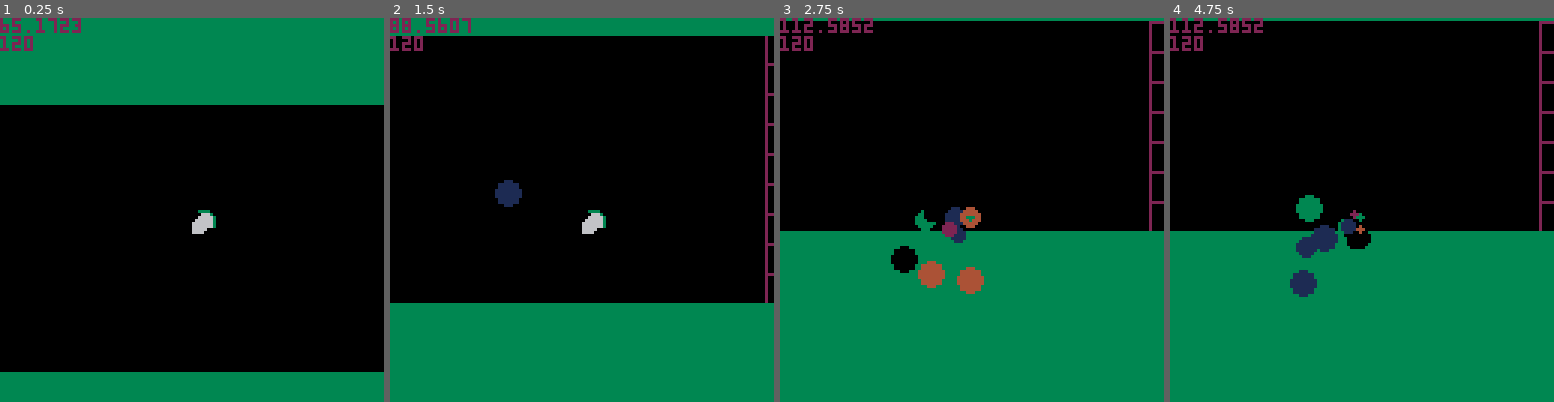
Above: before the commit, frames 1-4 (left to right).
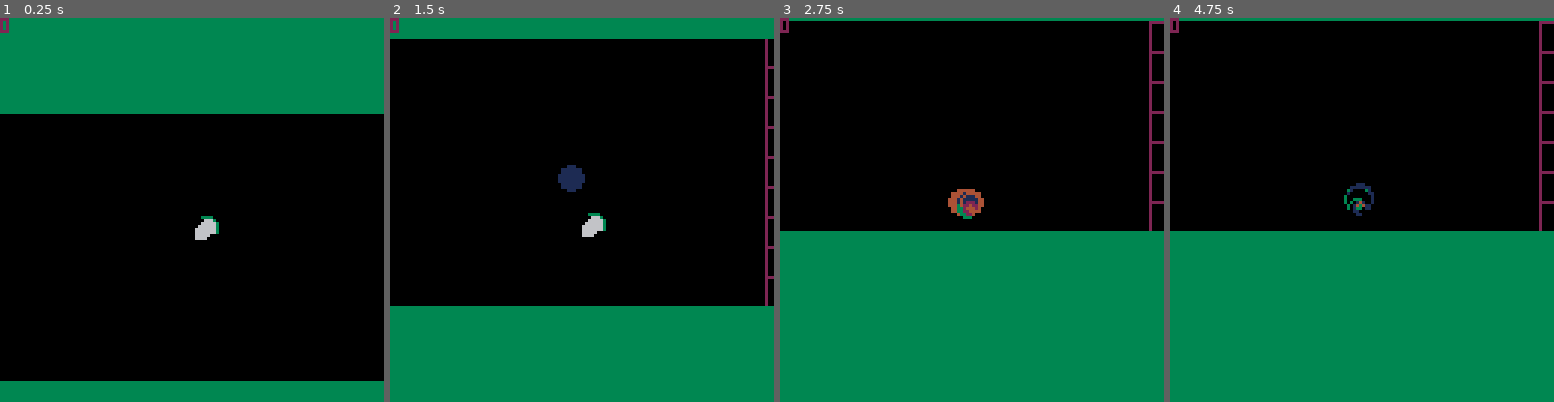
Above: after the commit, the same moments.

Repository: ural89/picorocketrun
Game: PICO-8 cartridge rotorocket.p8
The game is run twice, just before and just after one commit, with the same random seed, the same clock (stepped at 60 frames per second) and the same inputs.
Inputs:
- Up to frame 1 (0.25 s): no input
- Up to frame 2 (1.5 s): tap X (X key) at 0.33, 1.07 s
- Up to frame 3 (2.75 s): tap X (X key) at 1.85 s
- Up to frame 4 (4.75 s): tap X (X key) at 2.97, 4.08 s

The runs differ from the first frame. In frame 1, 5.5% of the frame differs, in the area x 0-100%, y 0-95%; in frame 2, 3.1%; in frame 3, 2.9%; in frame 4, 2.7%.

Commit message:
camera shake

Diff:
--- a/source.lua
+++ b/source.lua
@@ -5,6 +5,8 @@
 last_time = t()
 camera_x = 0
 camera_y = 0
+camera_shake_amount = 0
+camera_shake_time_passed = 0
 checkpoint_x = 64
 
 ceil_pos_y = 30
@@ -88,16 +90,16 @@
     update = function(self)
         self.radius += dt * 10
         self.dy += dt * 10
-        self.y -= self.dy * dt - ship.dy
-        self.x -= self.dx * dt + ship.dx
+        self.y -= self.dy * dt
+        self.x -= self.dx * dt
         if self.radius > 5 then
             del(particles, self)
         end
     end,
-    new = function(self, x, y, start_angle, color)
+    new = function(self, x, y, dx, dy, start_angle, color)
         local obj = {
-            dx = (cos_look_up[start_angle] or 1) * self.dx * rnd(100),
-            dy = (sin_look_up[start_angle] or 1) * -self.dy * rnd(100),
+            dx = dx,
+            dy = dy,
             x = x,
             y = y,
             color = color,
@@ -152,6 +154,8 @@
                 particle:new(
                     self.x + cos_look_up[flr(self.ship_rotation)] * -8 + 4,
                     self.y + sin_look_up[flr(self.ship_rotation)] * 4 + 4,
+                    ship.dx,
+                    ship.dy,
                     flr(self.ship_rotation),
                     1
                 )
@@ -186,6 +190,8 @@
             particle:new(
                 self.x,
                 self.y,
+                rnd(10),
+                rnd(15),
                 flr(2),
                 rnd(5)
             )
@@ -211,6 +217,21 @@
         20
     for i = 1, block_count do
         block:new(camera_x + 128, i * 10 + random_y)
+    end
+end
+function  start_camera_shake(amount)
+    camera_shake_amount = amount
+    camera_shake_time_passed = 0
+end
+function update_camera()
+    local lerp_factor = 0.5
+    camera_x += (ship.x - 64 - camera_x) * lerp_factor
+    camera_y += (ship.y - 64 - camera_y) * lerp_factor
+    local duration = 0.5
+    if camera_shake_time_passed < duration then
+        camera_shake_time_passed += dt
+        camera_x += rnd(camera_shake_amount) - 1
+        camera_y += rnd(camera_shake_amount) - 1
     end
 end
 
@@ -224,39 +245,37 @@
         create_blocks()
     end
     foreach(particles, function(p) p:update() end)
-    foreach(blocks, function(p) p:update() end)
-
-    local lerp_factor = 0.9
-    camera_x += (ship.x - 64 - camera_x) * lerp_factor
-    camera_y += (ship.y - 64 - camera_y) * lerp_factor
-
-    last_time = current_time
-end
-
-function draw_ground()
-    rectfill(0, ceil_pos_y - camera_y, 128, 0, 3)
-    rectfill(0, ground_pos_y - camera_y, 128, 128, 3)
-end
-
-function _draw()
-    cls()
-    foreach(blocks, function(p) p:draw() end)
     foreach(
         blocks, function(block)
+            block:update()
             if block.can_collide then
                 if check_collision_with_ship(block) then
                     block.is_sleeping = false
                     block:on_hit_with_ship()
                     ship.dx = ship.dx / 2
+                    start_camera_shake(ship.dx)
                 end
             end
         end
     )
+
+    update_camera()
+
+    last_time = current_time
+end
+
+function draw_ground()
+    rectfill(0, ceil_pos_y - camera_y, 128, 0, 3)
+    rectfill(0, ground_pos_y - camera_y, 128, 128, 3)
+end
+
+function _draw()
+    cls()
+    foreach(blocks, function(p) p:draw() end)
 
     ship.draw(ship)
     draw_ground()
     foreach(particles, function(p) p:draw() end)
-    print(ship.y, 2)
-    print(ground_pos_y, 2)
+    print(camera_shake_amount, 2)
     -- print(blocks[1].x - camera_x, 2)
 end
